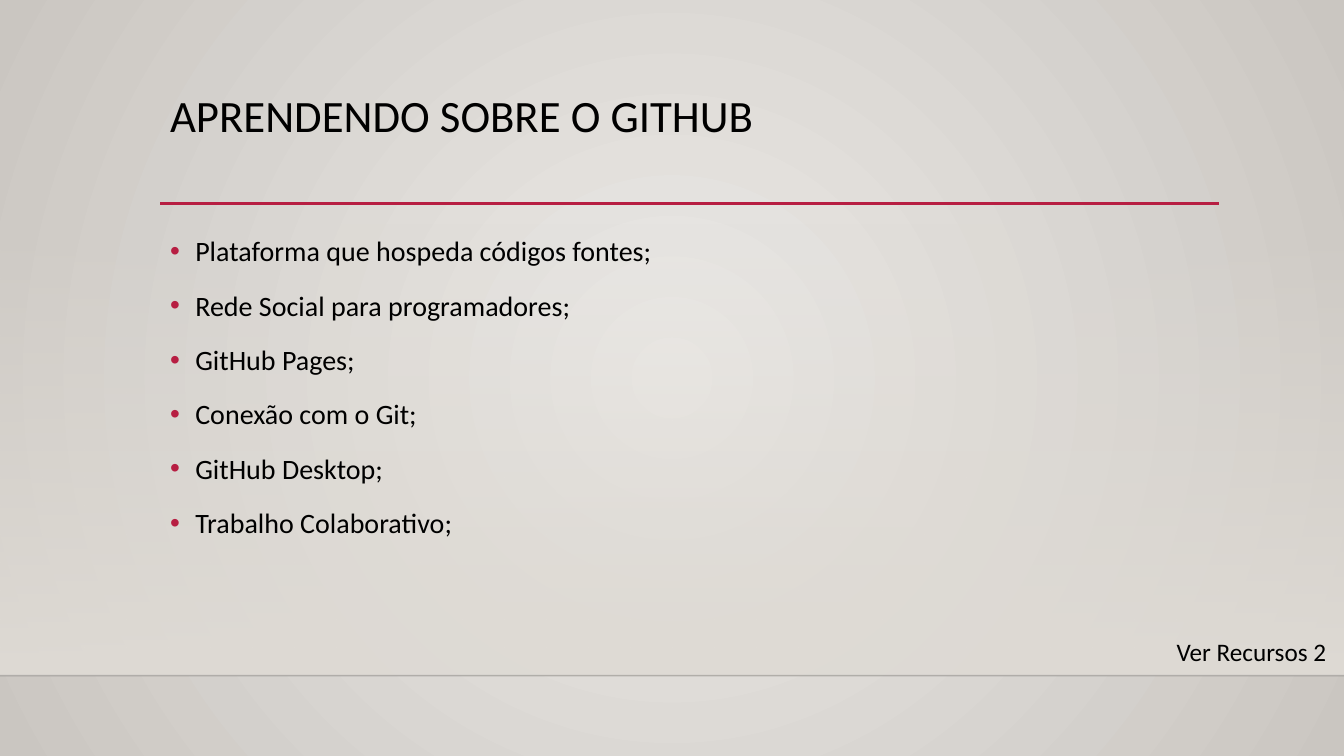
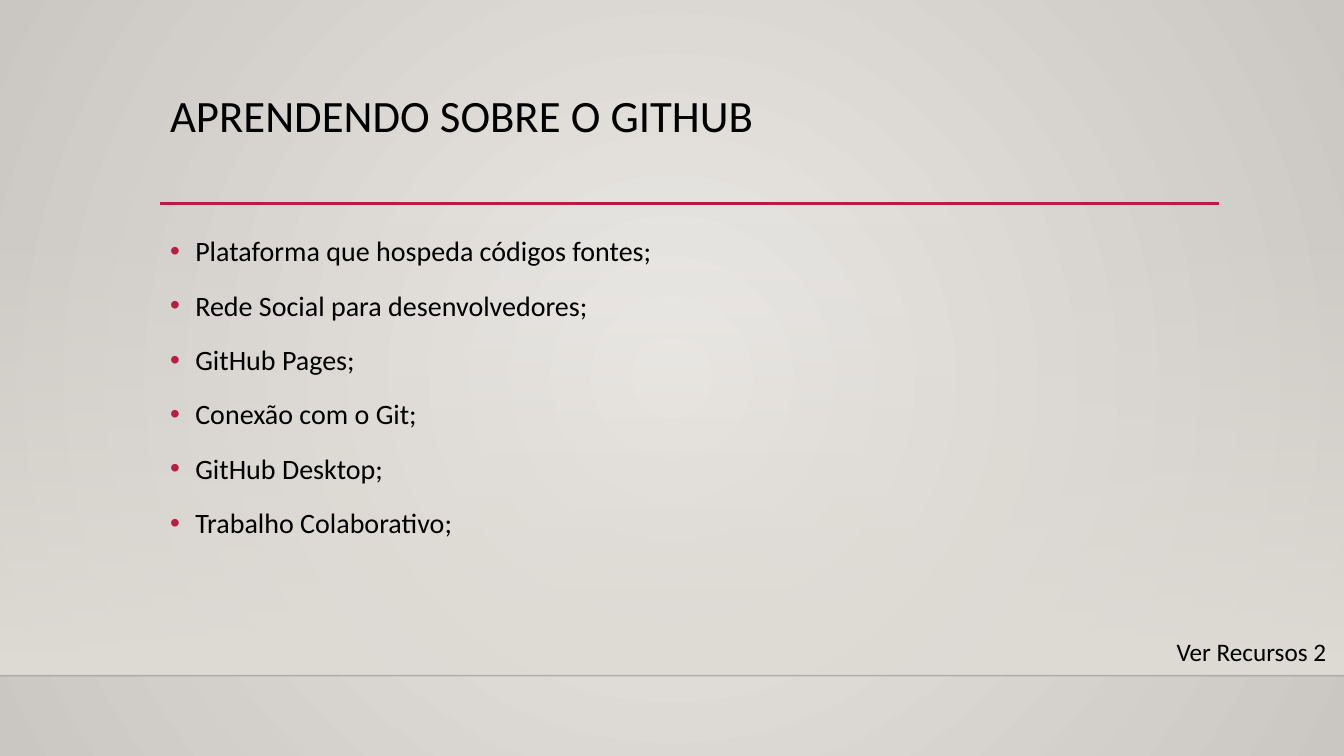
Before and after one commit to Alyssonmach/Minicurso-Git-e-GitHub, a slide deck: slide 3 of Apresentação PowerPoint/Git e Github - Apresentação.pptx. Drawn at 1344x756 pixels with LibreOffice and Linux fonts; fonts in the diff are those of the drawing; background and template pictures are left out. Boxes give left, top, right and bottom in pixels: in the first picture for what was removed or moved away, otherwise in the second. Text is boxed around its words. In the diff, an @@ line names an element or a change of style, - is before the commit and + after.

```diff
--- a/Apresentação PowerPoint/Git e Github - Apresentação.pptx
+++ b/Apresentação PowerPoint/Git e Github - Apresentação.pptx
@@ text at [195,296,587,321]: text changed @@
-• Rede Social para programadores;
+• Rede Social para desenvolvedores;
```
Also in this commit, not shown: 1 other slide changed.
